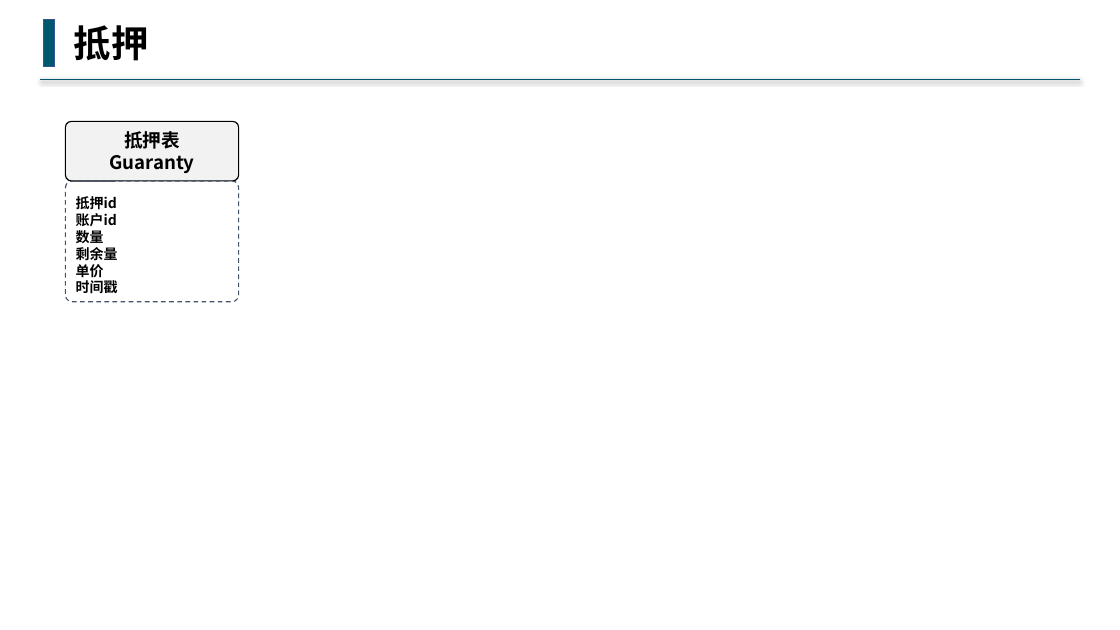
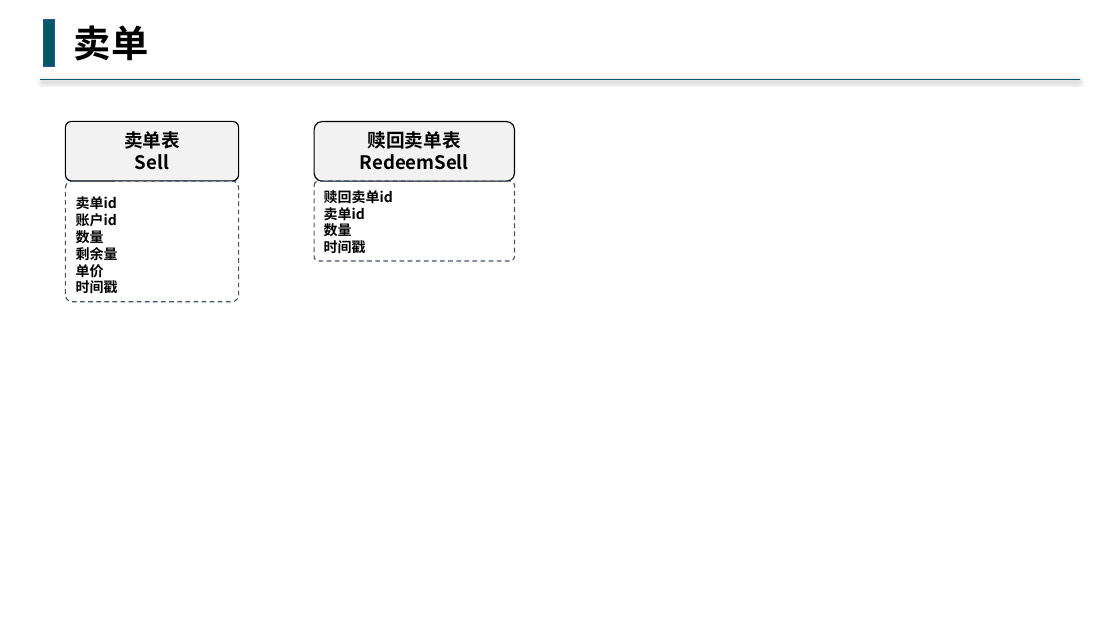
Before and after one commit to buddhachain/buddhaContract, a slide deck: slide 2 of doc/09.场外交易.pptx. Drawn at 1120x630 pixels with LibreOffice and Linux fonts; fonts in the diff are those of the drawing. Boxes give left, top, right and bottom in pixels: in the first picture for what was removed or moved away, otherwise in the second. Text is boxed around its words. In the diff, an @@ line names an element or a change of style, - is before the commit and + after.

```diff
--- a/doc/09.场外交易.pptx
+++ b/doc/09.场外交易.pptx
@@ text at (74,25,149,61): text changed @@
-抵押
+卖单
@@ text in rounded rectangle at (124,131,180,170): text changed @@
-抵押表
-Guaranty
+卖单表
+Sell
@@ rounded rectangle added at (314,122,514,181), fill #F2F2F2, outline #000000 1 pt, 16 pt, text #000000, bold @@
+赎回卖单表
+RedeemSell
@@ text in rounded rectangle at (76,196,117,210): text changed @@
-抵押id
+卖单id
@@ rounded rectangle added at (314,181,514,261), outline #44546A 1 pt dashed, 12 pt, text #000000, bold @@
+赎回卖单id
+卖单id
+数量
+时间戳
```
Also in this commit, not shown: 4 other slides changed, 4 slides added, 2 slides removed, 1 other file.
